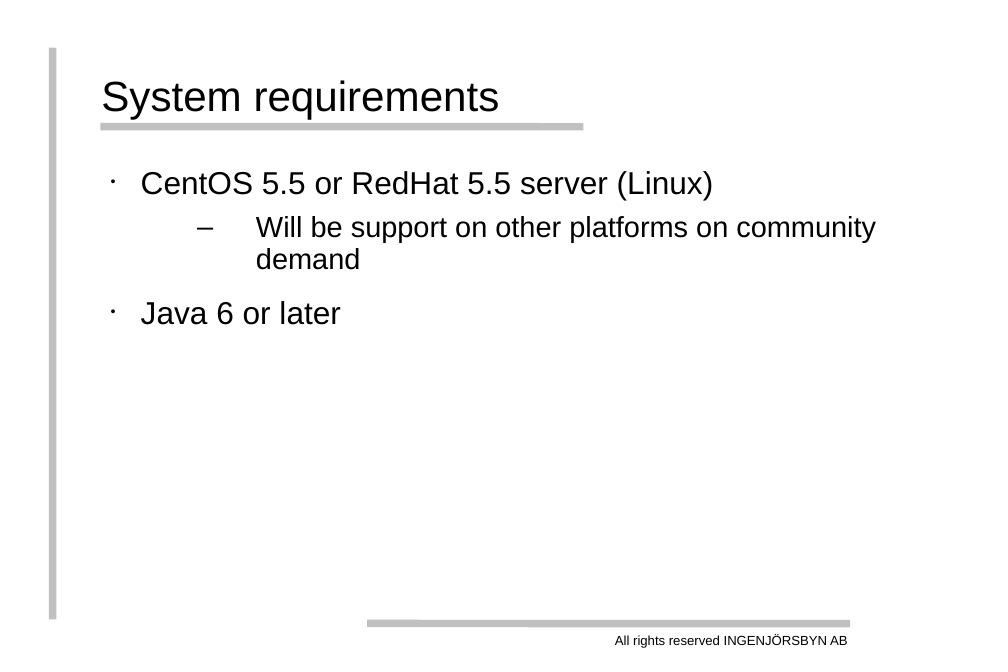
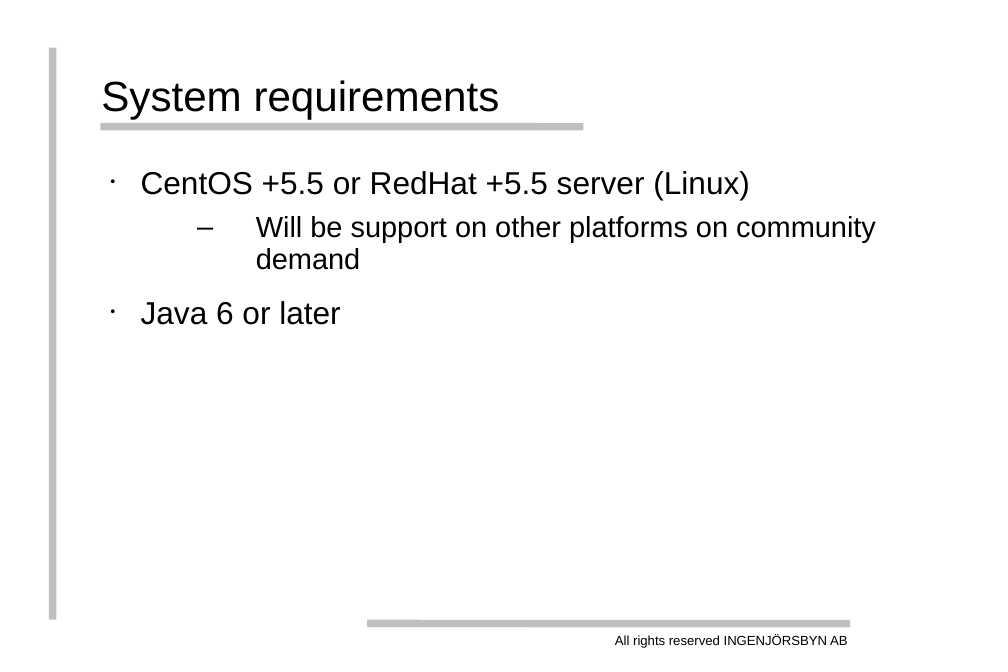
Before and after one commit to thenodon/bischeck, a slide deck: slide 23 of doc/bischeck.ppt (slide 22 before the commit). Drawn at 1008x672 pixels with LibreOffice and Linux fonts; fonts in the diff are those of the drawing; background and template pictures are left out. Boxes give left, top, right and bottom in pixels: in the first picture for what was removed or moved away, otherwise in the second. Text is boxed around its words. In the diff, an @@ line names an element or a change of style, - is before the commit and + after.

```diff
--- a/doc/bischeck.ppt
+++ b/doc/bischeck.ppt
@@ text at [141, 171, 750, 200]: text changed @@
-• CentOS 5.5 or RedHat 5.5 server (Linux)
+• CentOS +5.5 or RedHat +5.5 server (Linux)
```
Also in this commit, not shown: 8 other slides changed, 2 slides added, 1 slide removed.
